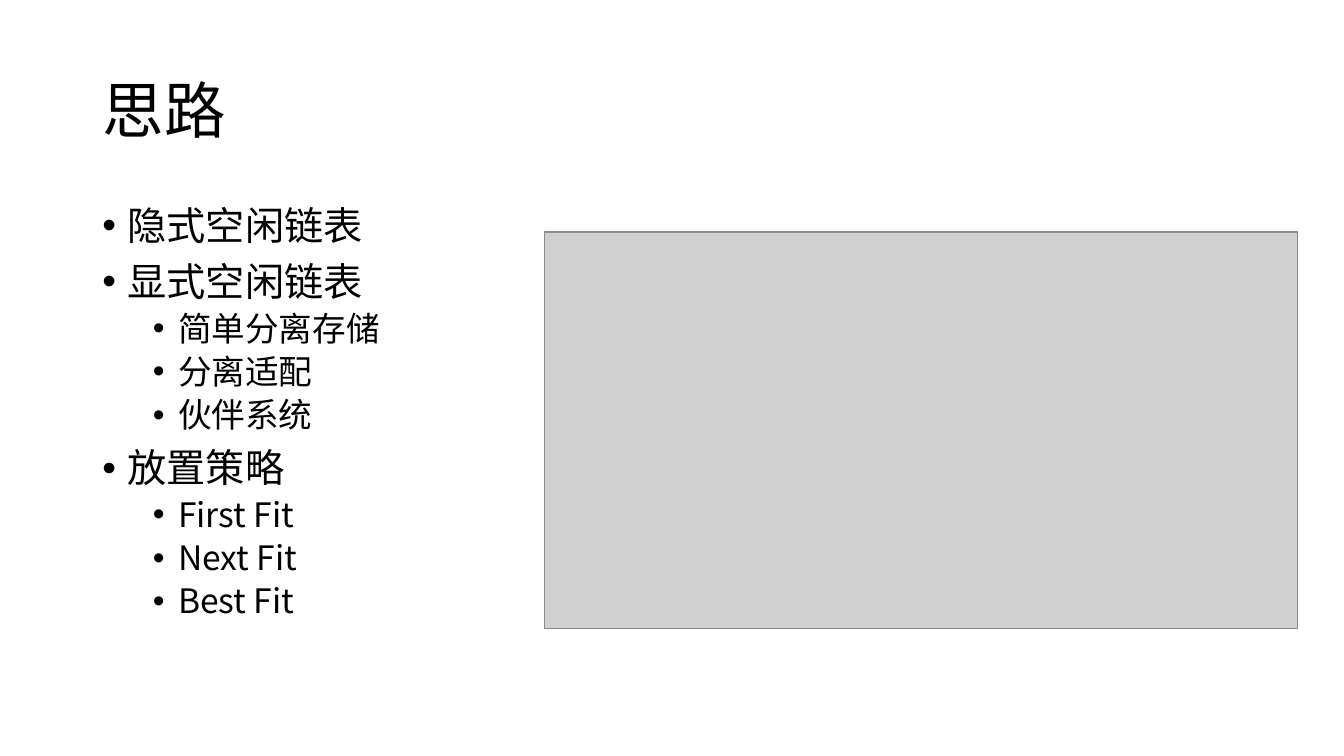
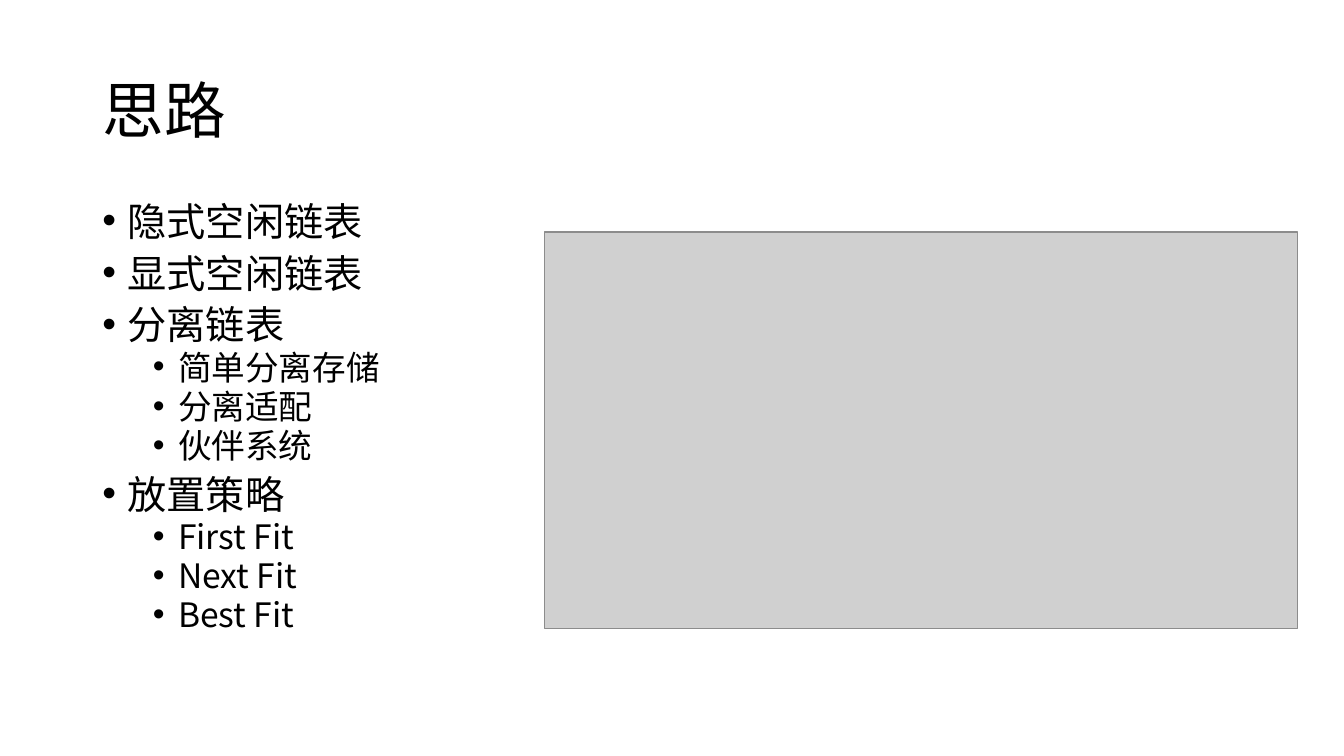
Before and after one commit to KrWriter/ics-recap, a slide deck: slide 3 of malloclab/final.pptx. Drawn at 1344x756 pixels with LibreOffice and Linux fonts; fonts in the diff are those of the drawing; grey boxes stand for pictures. Boxes give left, top, right and bottom in pixels: in the first picture for what was removed or moved away, otherwise in the second. Text is boxed around its words. In the diff, an @@ line names an element or a change of style, - is before the commit and + after.

```diff
--- a/malloclab/final.pptx
+++ b/malloclab/final.pptx
@@ text at [128, 203, 380, 628]: line spacing 0.9 to 0.8 @@
@@ text at [128, 306, 285, 342]: paragraph added @@
+• 分离链表
```
Also in this commit, not shown: 4 other slides changed, 4 slides added.
